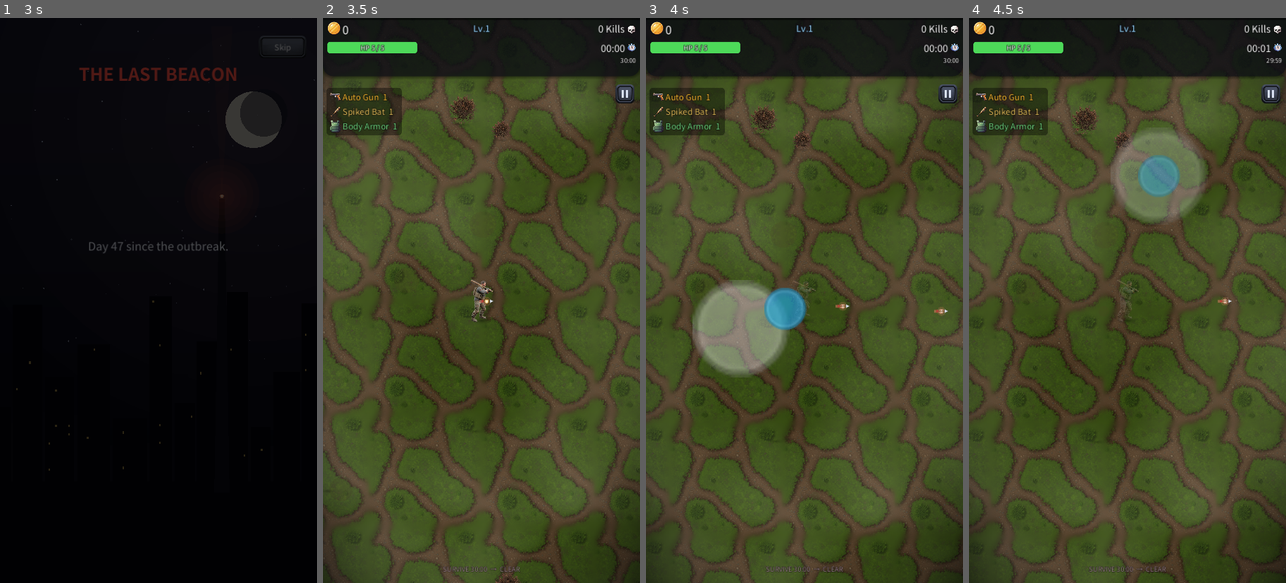
Above: before the commit, frames 1-4 (left to right).
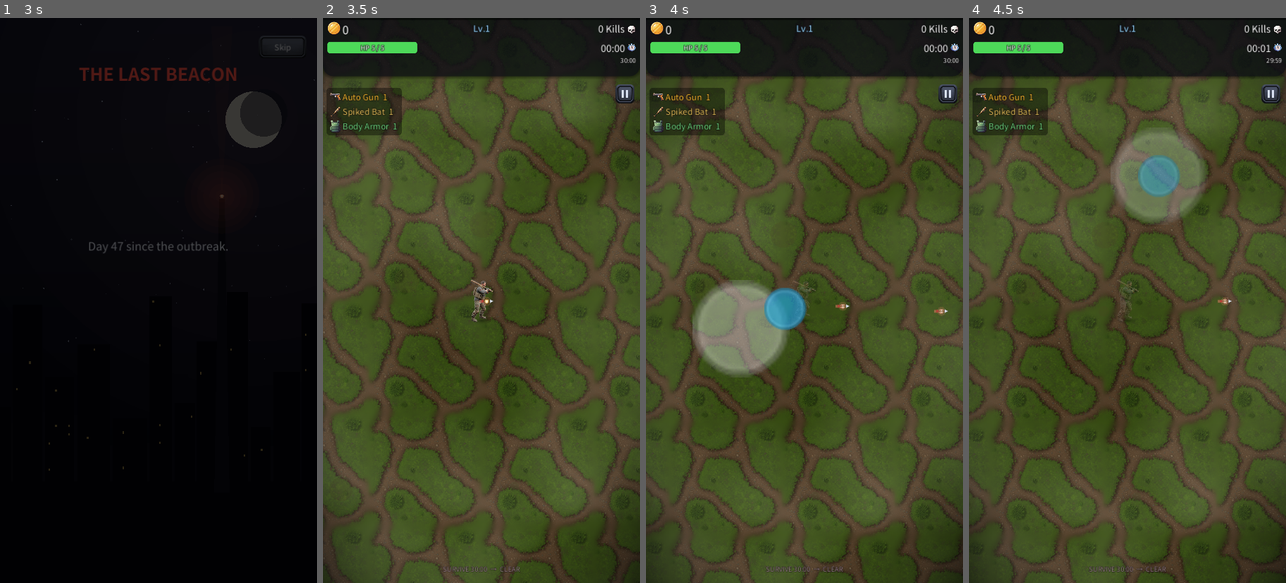
Above: after the commit, the same moments.

Repository: kosj/game_action_defence
Game: Godot game, scene res://scenes/TitleScreen.tscn
Two runs of this game, one before a commit and one after it. Both use one fixed random seed, a clock stepped at 60 frames per second and the inputs below. Sound files missing from this copy of the repository are replaced by a short silence.
Inputs (mouse positions are in pixels of both pictures, inside the frame that each line leads up to):
- Up to frame 1 (3 s): tap Enter at 0.5 s; move the mouse to (228, 272) at 0.52 s; click (228, 272) at 0.67 s; click "New Game" at 1.25 s; click "New Game" at 2 s; click "Skip" at 2.75 s
- Up to frame 2 (3.5 s): no input
- Up to frame 3 (4 s): drag from (741, 328) to (804, 300) at 3.52 s
- Up to frame 4 (4.5 s): move the mouse to (1159, 176) at 4.27 s; click (1159, 176) at 4.42 s

Frame 1 is identical in both runs. In frame 2, 0.3% of the frame differs, in the area x 39-63%, y 13-100%; in frame 3, 0.3%; in frame 4, 0.3%.

Commit message:
Remove theme mise-en-scène props and field bomb pickups
- Clear prop_keys for all three themes, so PropField draws nothing (it already
  no-ops on an empty prop list). The prop art and the PropField system stay in
  place, so re-enabling is just a matter of listing keys again.
- Field item spawns are now always treasure chests; the 25% bomb roll is gone.
  The bomb pickup kind itself is untouched and still works if spawned elsewhere.

Diff:
--- a/data/themes.tres
+++ b/data/themes.tres
@@ -17,7 +17,7 @@
 unlock_achievement = ""
 gimmick_key = ""
 gimmick_keys = PackedStringArray()
-prop_keys = PackedStringArray("bush")
+prop_keys = PackedStringArray()
 boss_key = "mutant_dog"
 
 [sub_resource type="Resource" id="Resource_6xvj3"]
@@ -34,7 +34,7 @@
 unlock_achievement = ""
 gimmick_key = "falling_debris"
 gimmick_keys = PackedStringArray("falling_debris", "steam_vent", "burning_car", "fly_swarm")
-prop_keys = PackedStringArray("wreck_car", "tank", "barrier", "dumpster", "rubble", "barrel")
+prop_keys = PackedStringArray()
 boss_key = "wrecker"
 
 [sub_resource type="Resource" id="Resource_eiv06"]
@@ -51,7 +51,7 @@
 unlock_achievement = "survive_15"
 gimmick_key = "toxic_pool"
 gimmick_keys = PackedStringArray("toxic_pool", "cryo_vent", "tesla_coil")
-prop_keys = PackedStringArray("pod", "server", "drum", "console")
+prop_keys = PackedStringArray()
 boss_key = "mutation"
 
 [resource]
--- a/scripts/ItemPickupSpawner.gd
+++ b/scripts/ItemPickupSpawner.gd
@@ -44,7 +44,7 @@
 
 func _spawn_item() -> void:
 	var p := Pool.acquire(ITEM_PICKUP, get_tree().current_scene)
-	p.kind = "bomb" if randf() < 0.25 else "chest"   # 75% 보물상자, 25% 폭탄
+	p.kind = "chest"   # 필드 스폰은 보물상자만(폭탄 스폰 제거)
 	p.global_position = _random_spawn_pos()
 
 
